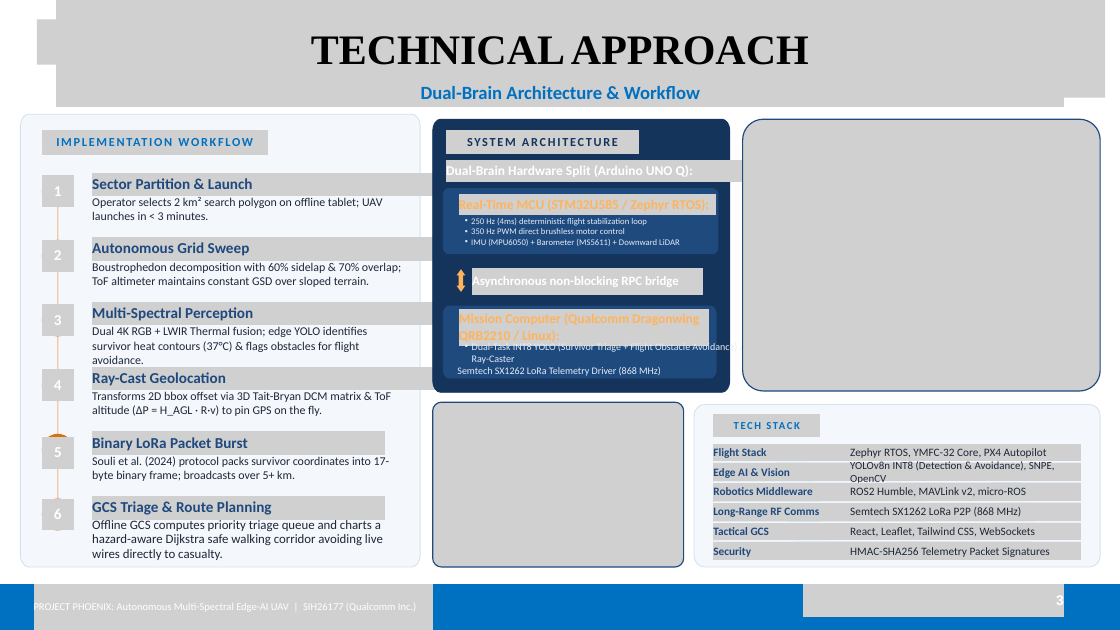
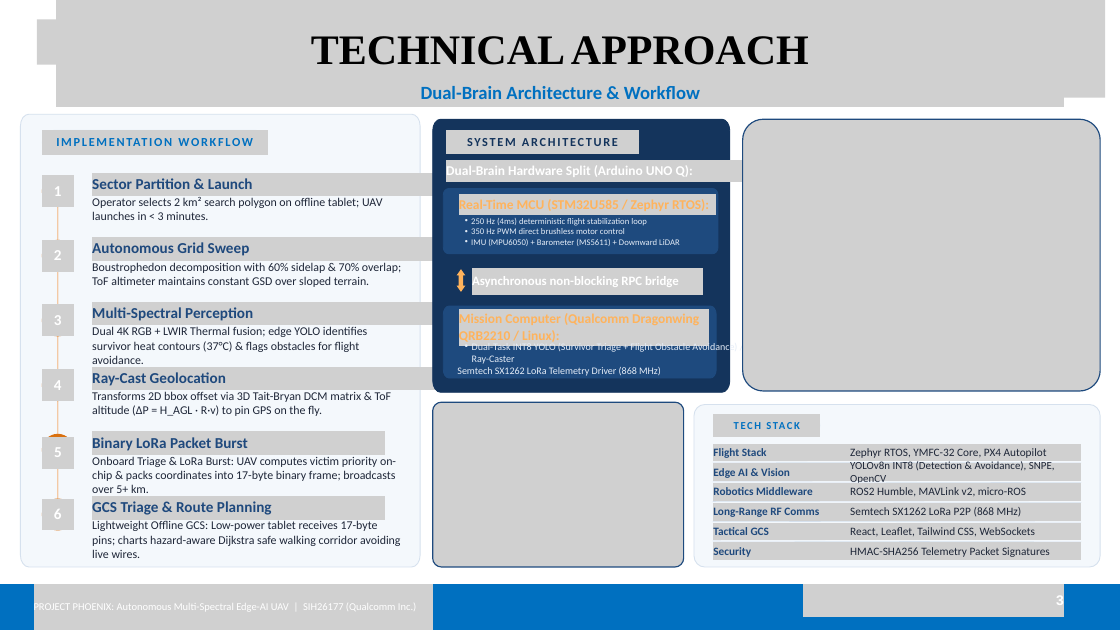
Before and after one commit to jvstin47/Phoenix-SIH26177-SAR-UAV, a slide deck: slide 3 of Copy of SIH26177_v6.pptx.pptx. Drawn at 1120x630 pixels with LibreOffice and Linux fonts; fonts in the diff are those of the drawing; grey boxes stand for pictures. Boxes give left, top, right and bottom in pixels: in the first picture for what was removed or moved away, otherwise in the second. Text is boxed around its words. In the diff, an @@ line names an element or a change of style, - is before the commit and + after.

Commit message:
feat: emphasize 100% onboard dual-brain compute and zero ground GPU burden across slides 2, 3, 4

```diff
--- a/Copy of SIH26177_v6.pptx.pptx
+++ b/Copy of SIH26177_v6.pptx.pptx
@@ text at box(92, 456, 396, 497): text changed @@
-Souli et al. (2024) protocol packs survivor coordinates into 17-byte binary frame; broadcasts over 5+ km.
+Onboard Triage & LoRa Burst: UAV computes victim priority on-chip & packs coordinates into 17-byte binary frame; broadcasts over 5+ km.
@@ text at box(92, 520, 400, 558): text changed; size 16.5 to 15.2 pt @@
-Offline GCS computes priority triage queue and charts a hazard-aware Dijkstra safe walking corridor avoiding live wires directly to casualty.
+Lightweight Offline GCS: Low-power tablet receives 17-byte pins; charts hazard-aware Dijkstra safe walking corridor avoiding live wires.
```
Also in this commit, not shown: 2 other slides changed, 1 other file.
